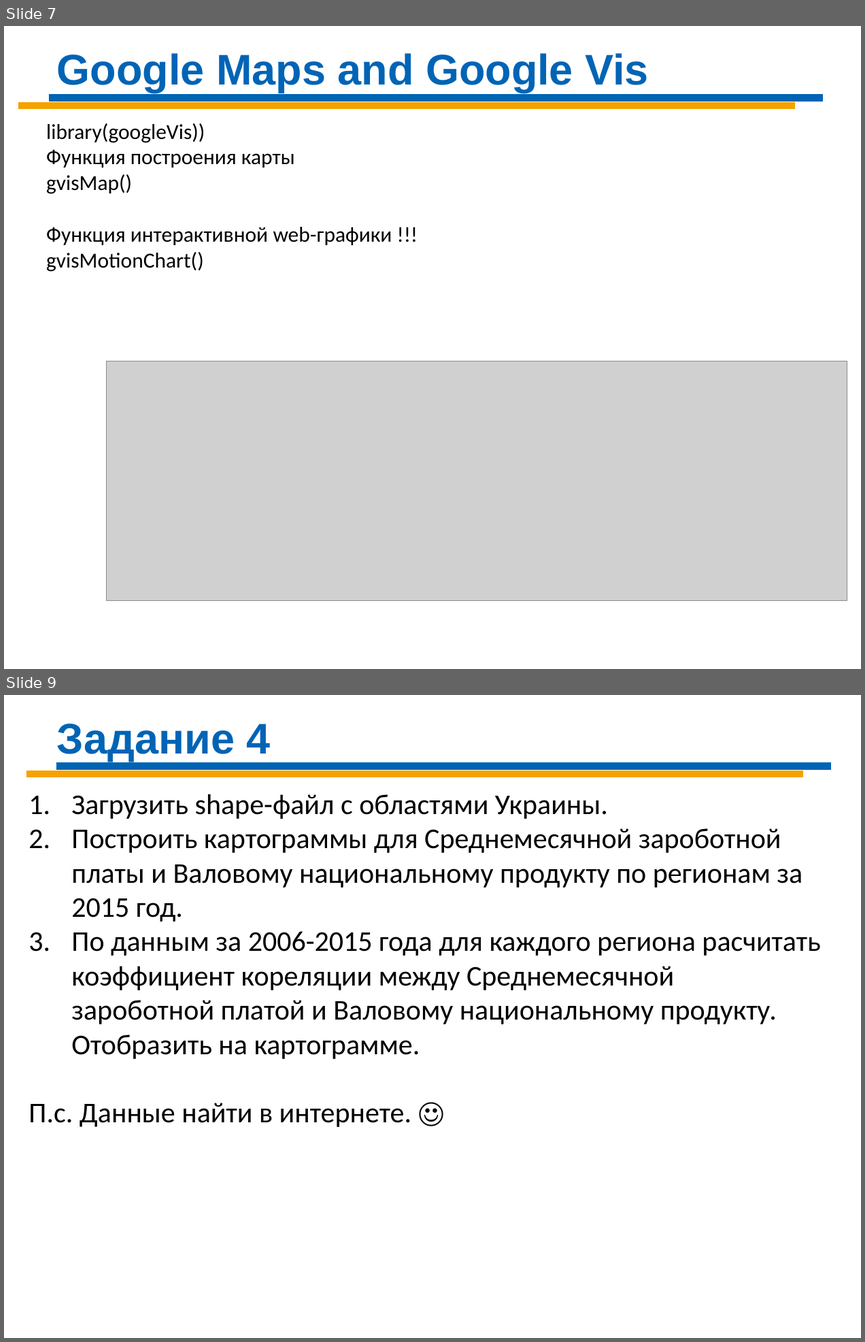
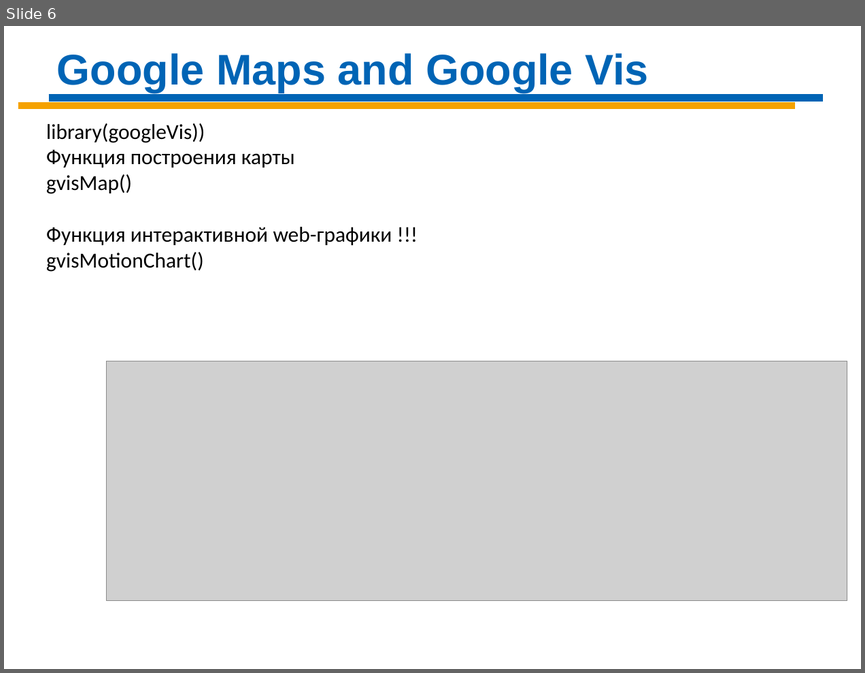
Before and after one commit to Demolis/Infopulse, a slide deck: Data Science/DS-Day-09 R.pptx. Shown one above the other, each under a label of ours: slides 7 and 9 before the commit, slide 6 after it; the slides between them are not shown. The pictures are 865x1342 and 865x673 pixels, drawn with LibreOffice and Linux fonts; fonts in the diff are those of the drawing; grey boxes stand for pictures. Boxes give left, top, right and bottom in pixels: in the first picture for what was removed or moved away, otherwise in the second. Text is boxed around its words. In the diff, an @@ line names an element or a change of style, - is before the commit and + after.

```diff
--- a/Data Science/DS-Day-09 R.pptx
+++ b/Data Science/DS-Day-09 R.pptx
@@ slide 9 removed at [4, 695, 861, 1338], background #FFFFFF @@
@@ text removed at [57, 724, 271, 762] @@
-Задание 4
@@ line removed from (26, 774) to (802, 774) @@
@@ line removed from (56, 766) to (831, 766) @@
@@ text removed at [28, 794, 820, 1127] @@
-1. Загрузить shape-файл с областями Украины.
-2. Построить картограммы для Среднемесячной зароботной платы и Валовому национальному продукту по регионам за 2015 год.
-3. По данным за 2006-2015 года для каждого региона расчитать коэффициент кореляции между Среднемесячной зароботной платой и Валовому национальному продукту. Отобразить на картограмме.
-П.с. Данные найти в интернете. ☺
@@ what was slide 7 is now slide 6 @@
```
Also in this commit, not shown: 1 other slide removed, 1 other file.
